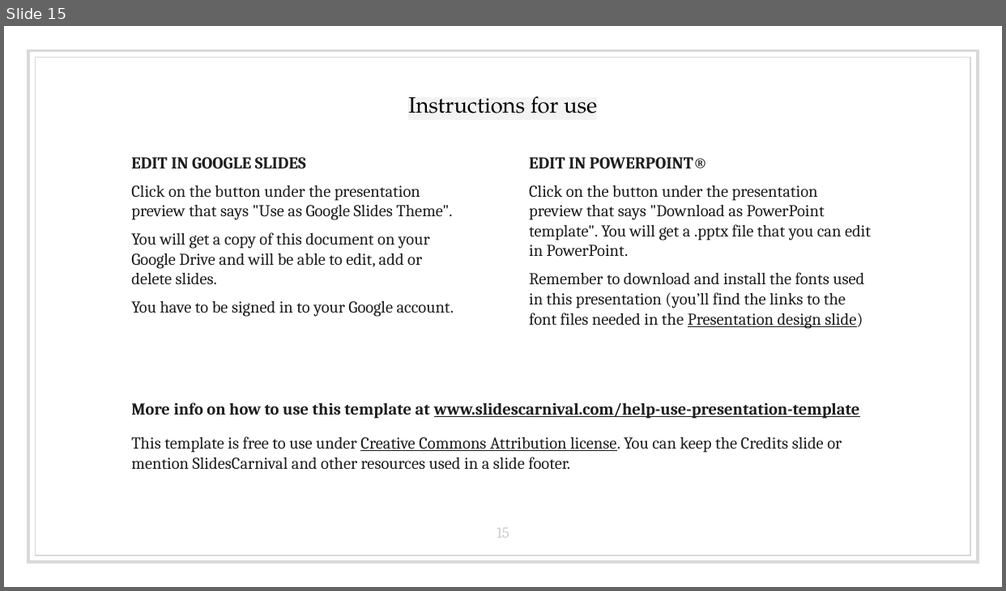
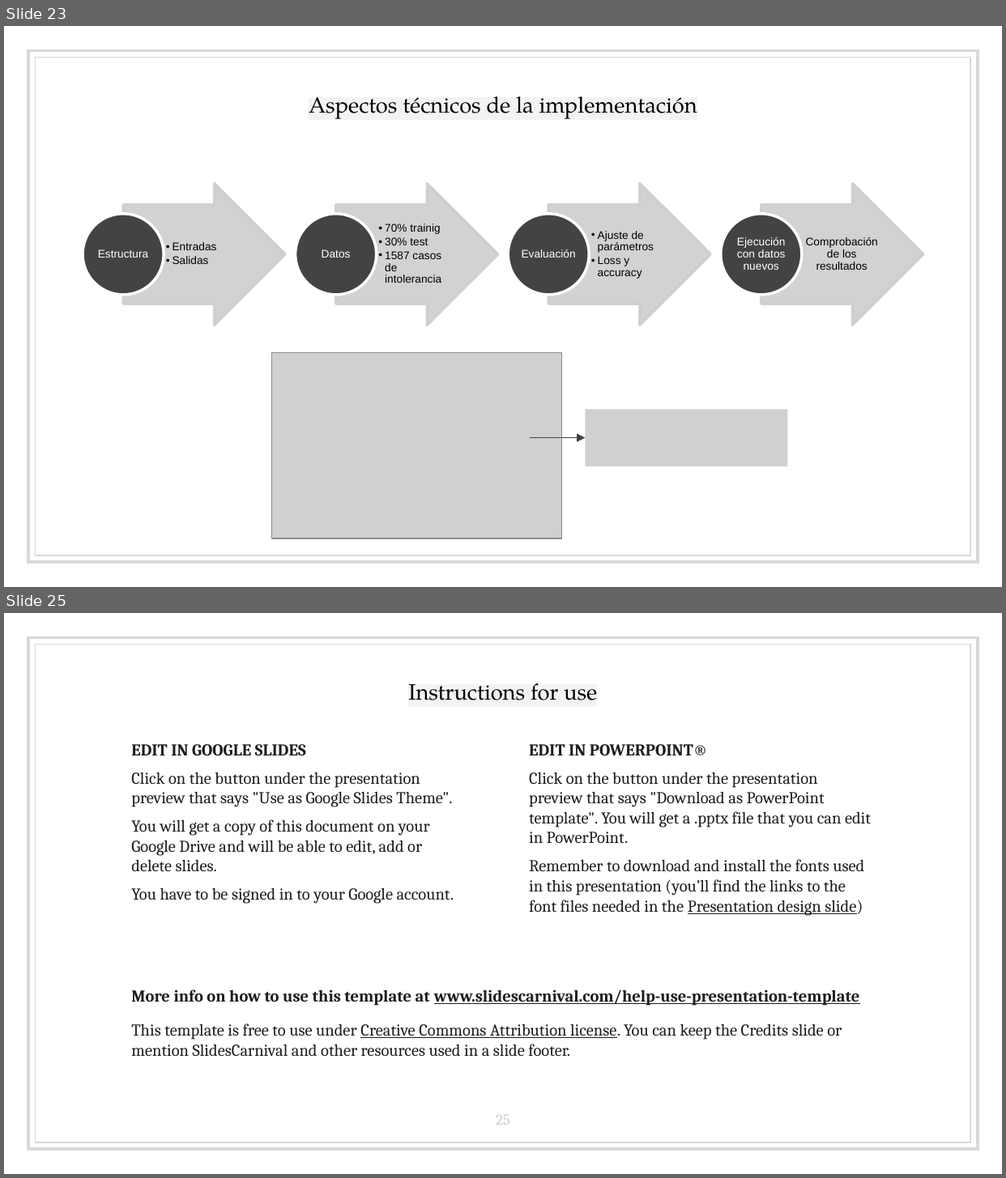
Before and after one commit to bserranoanton/TFG-mates, a slide deck: Defensa/transparenciasDefensa.pptx. Shown one above the other, each under a label of ours: slide 15 before the commit, slides 23 and 25 after it; the slides between them are not shown. The pictures are 1006x591 and 1006x1178 pixels, drawn with LibreOffice and Linux fonts; fonts in the diff are those of the drawing; grey boxes stand for pictures. Boxes give left, top, right and bottom in pixels: in the first picture for what was removed or moved away, otherwise in the second. Text is boxed around its words. In the diff, an @@ line names an element or a change of style, - is before the commit and + after.

```diff
--- a/Defensa/transparenciasDefensa.pptx
+++ b/Defensa/transparenciasDefensa.pptx
@@ slide 23 added at (x1=4, y1=26, x2=1002, y2=587), background #FFFFFF; not listed: 2 template elements that a slide beside it also shows @@
@@ title added at (x1=309, y1=96, x2=697, y2=119), 16 pt, text #000000 @@
+Aspectos técnicos de la implementación
@@ group added at (x1=83, y1=184, x2=923, y2=326): 8 texts, 4 right arrows, 4 ellipses @@
+  • Entradas
+  • Salidas
+Estructura
+  • 70% trainig
+  • 30% test
+  • 1587 casos de intolerancia
+Datos
+  • Ajuste de parámetros
+  • Loss y accuracy
+Evaluación
+Comprobación de los resultados
+Ejecución con datos nuevos
@@ picture added at (x1=271, y1=352, x2=562, y2=538) @@
@@ picture added at (x1=585, y1=409, x2=787, y2=466) @@
@@ arrow added from (529, 438) to (585, 438), #424242 0.75 pt @@
@@ page number added at (x1=496, y1=538, x2=510, y2=542), 11 pt, text #CCCCCC @@
+23
@@ what was slide 15 is now slide 25 @@
@@ page number at (x1=496, y1=1115, x2=510, y2=1125): text changed @@
-15
+25
```
Also in this commit, not shown: 5 slides changed, 9 other slides added.
